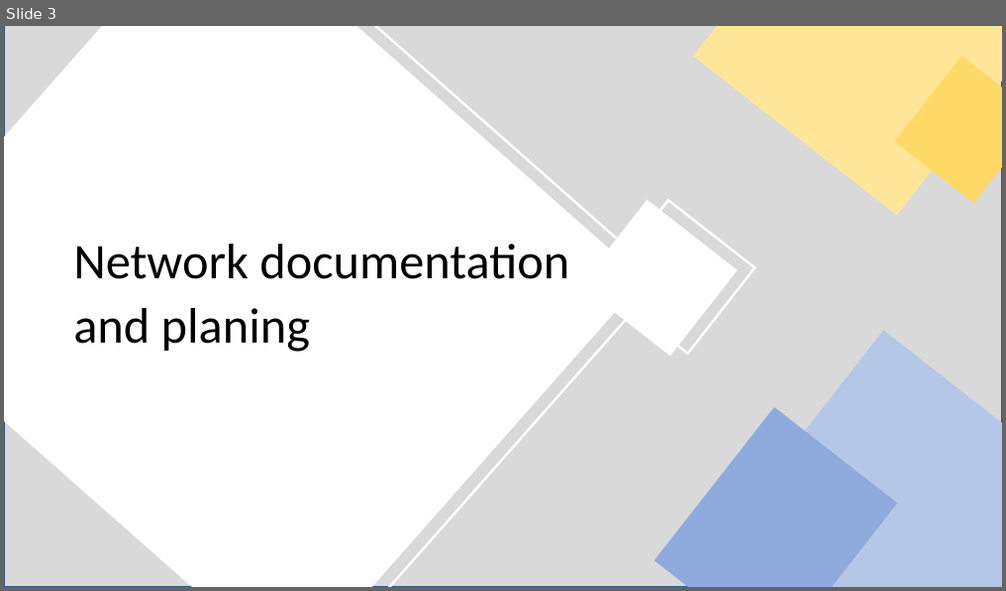
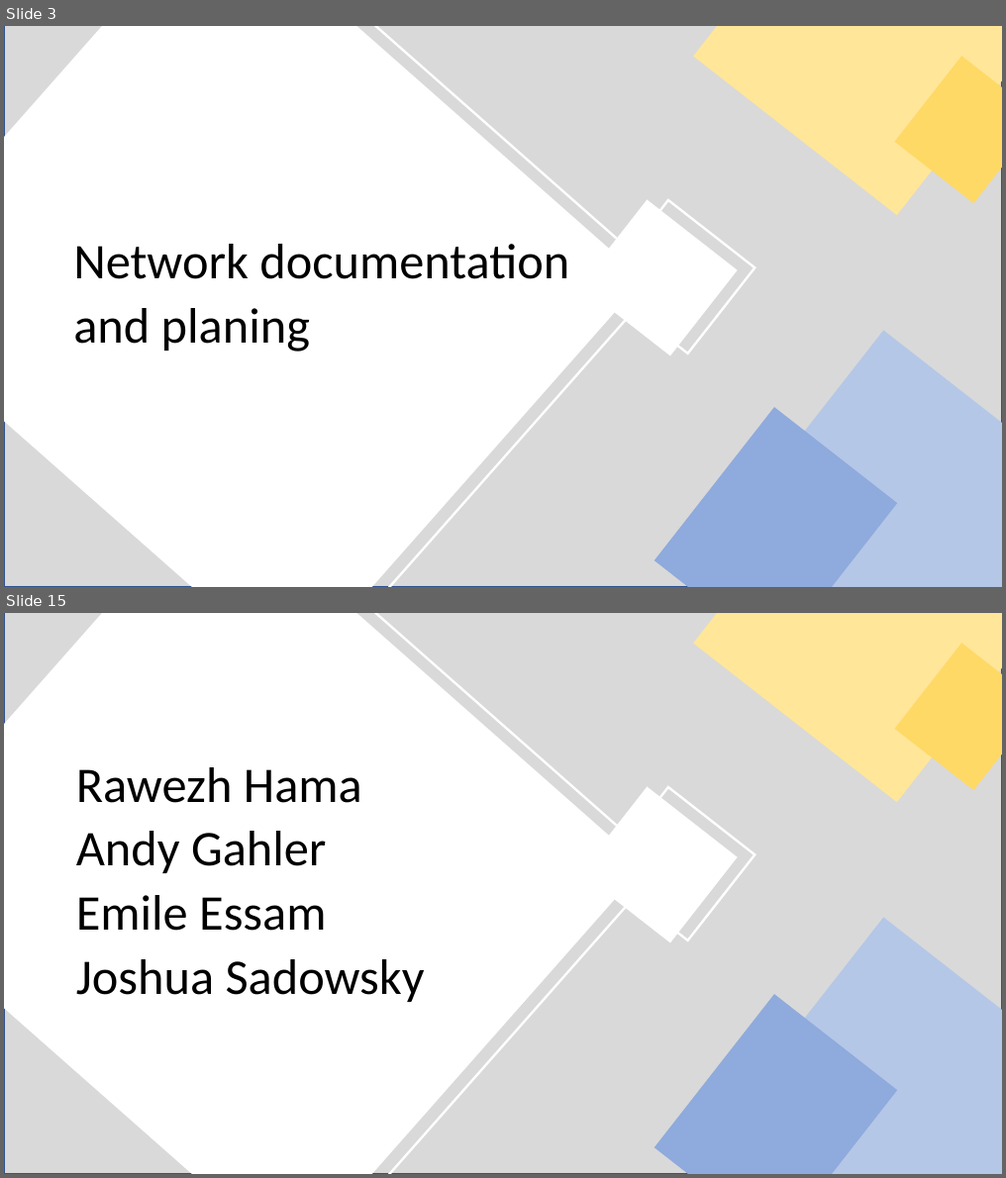
Before and after one commit to Rawezhham176/Learnfeld-3, a slide deck: IT- Clients in Netzwerk einbinden.pptx. Shown one above the other, each under a label of ours: slide 3 before the commit, slides 3 and 15 after it; the slides between them are not shown. The pictures are 1006x591 and 1006x1178 pixels, drawn with LibreOffice and Linux fonts; fonts in the diff are those of the drawing. Boxes give left, top, right and bottom in pixels: in the first picture for what was removed or moved away, otherwise in the second. Text is boxed around its words. In the diff, an @@ line names an element or a change of style, - is before the commit and + after.

```diff
--- a/IT- Clients in Netzwerk einbinden.pptx
+++ b/IT- Clients in Netzwerk einbinden.pptx
@@ slide 15 added at [4, 613, 1002, 1174], background #FFFFFF @@
@@ rectangle added at [4, 613, 1002, 1174], fill #D9D9D9, outline #325491 1 pt @@
@@ rectangle added at [4, 613, 644, 1174], fill #FFFFFF @@
@@ rectangle added at [4, 613, 662, 1174], outline #FFFFFF 2.25 pt @@
@@ rectangle added at [694, 613, 1002, 802], fill #FFE699 @@
@@ rectangle added at [895, 644, 1002, 791], fill #FFD966 @@
@@ text added at [76, 767, 425, 1002], 48 pt, text #000000 @@
+Rawezh Hama
+Andy Gahler
+Emile Essam
+Joshua Sadowsky
@@ rectangle added at [580, 787, 738, 943], fill #FFFFFF @@
@@ rectangle added at [601, 787, 754, 941], outline #FFFFFF 2.25 pt @@
@@ rectangle added at [730, 918, 1002, 1174], fill #B4C7E7 @@
@@ rectangle added at [654, 994, 897, 1174], fill #8FAADC @@
```
Also in this commit, not shown: 2 slides changed, 12 other slides added, 1 slide removed, 1 other file.
